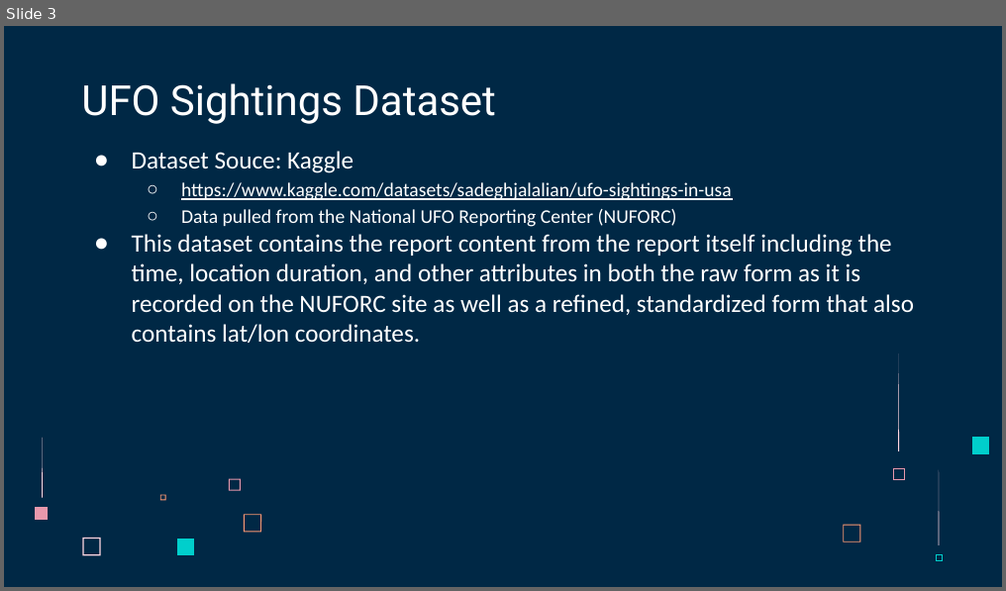
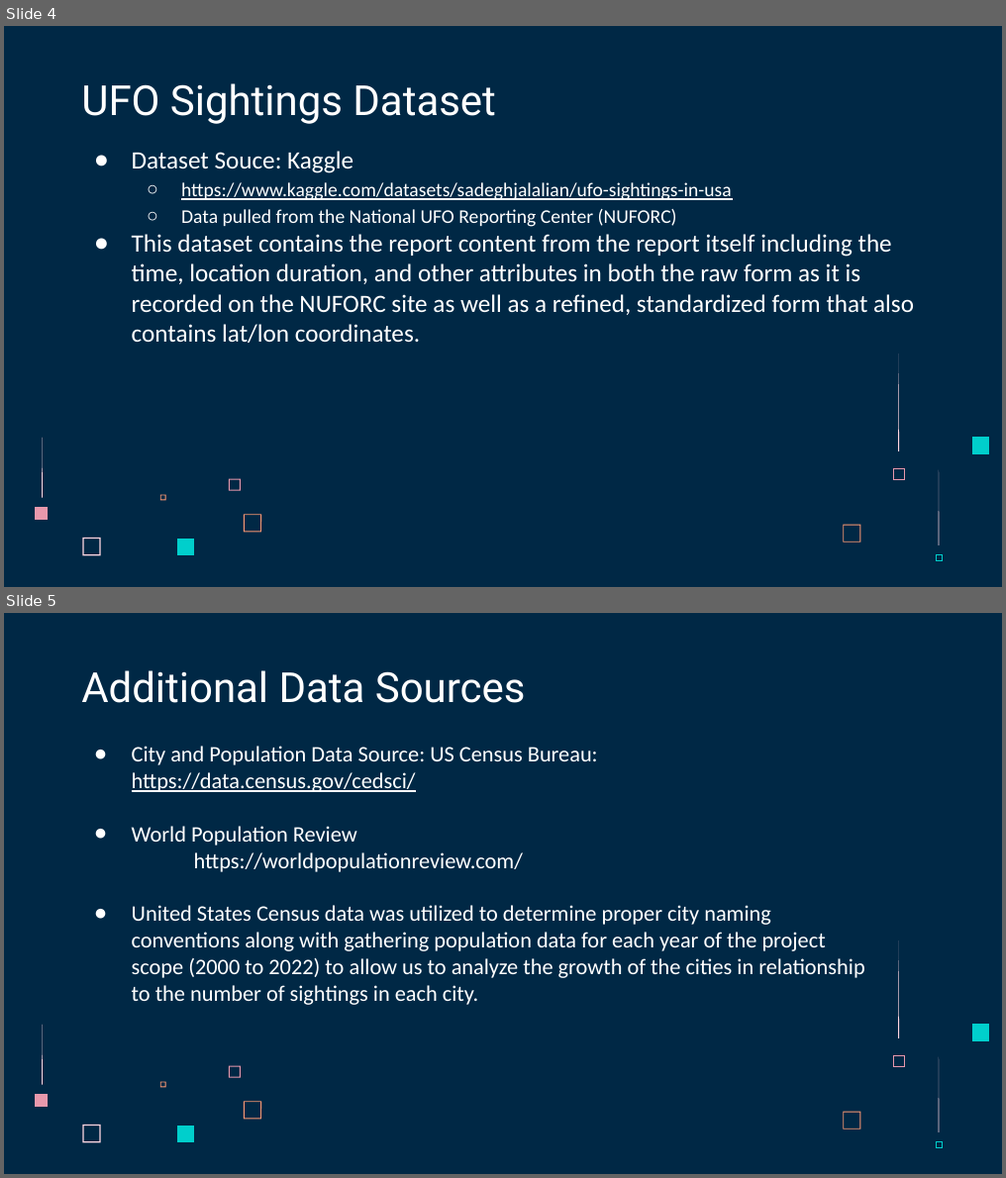
Before and after one commit to acegal1/Group1_Final_Project, a slide deck: _Group 1 Final Project Presentation - UFO Sightings in Arizona.pptx. Shown one above the other, each under a label of ours: slide 3 before the commit, slides 4 and 5 after it. The pictures are 1006x591 and 1006x1178 pixels, drawn with LibreOffice and Linux fonts; fonts in the diff are those of the drawing. Boxes give left, top, right and bottom in pixels: in the first picture for what was removed or moved away, otherwise in the second. Text is boxed around its words. In the diff, an @@ line names an element or a change of style, - is before the commit and + after.

```diff
--- a/_Group 1 Final Project Presentation - UFO Sightings in Arizona.pptx
+++ b/_Group 1 Final Project Presentation - UFO Sightings in Arizona.pptx
@@ slide 5 added at [4,613,1002,1174], background #002845; not listed: 13 template elements that a slide beside it also shows @@
@@ title added at [81,670,526,703], 30 pt, text #FFFFFF @@
+Additional Data Sources
@@ text added at [132,746,864,1005], 16 pt, text #FFFFFF @@
+● City and Population Data Source: US Census Bureau: https://data.census.gov/cedsci/
+● World Population Review
+https://worldpopulationreview.com/
+● United States Census data was utilized to determine proper city naming conventions along with gathering population data for each year of the project scope (2000 to 2022) to allow us to analyze the growth of the cities in relationship to the number of sightings in each city.
@@ what was slide 3 is now slide 4 @@
```
Also in this commit, not shown: 4 slides changed, 9 other slides added, 3 other files.
